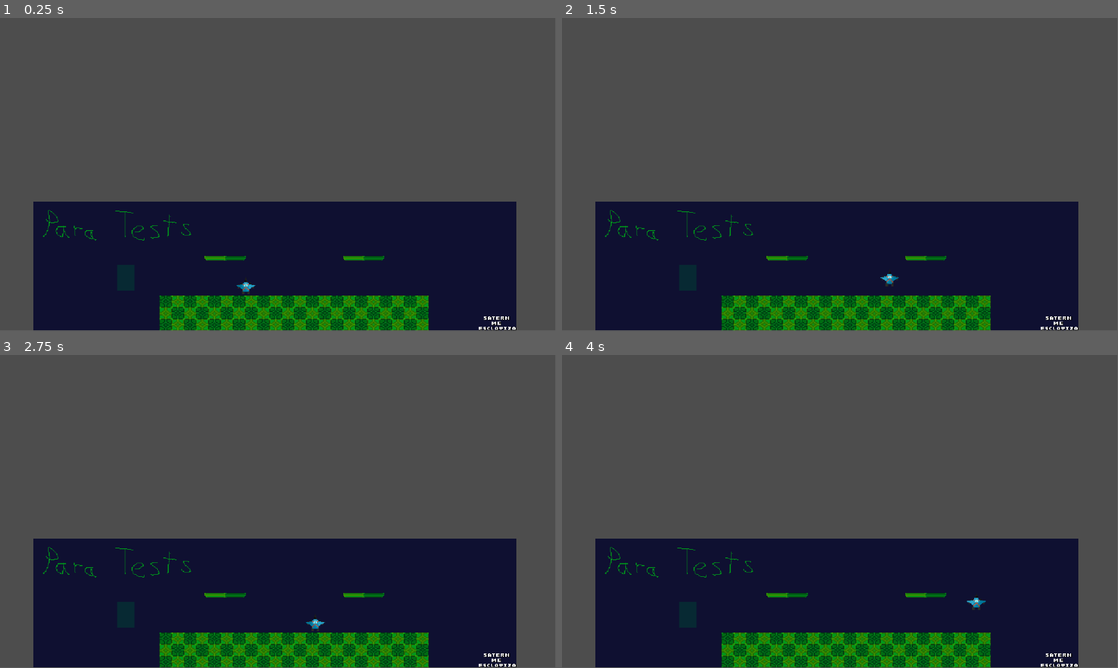
Above: before the commit, frames 1-4 (two rows, left to right).
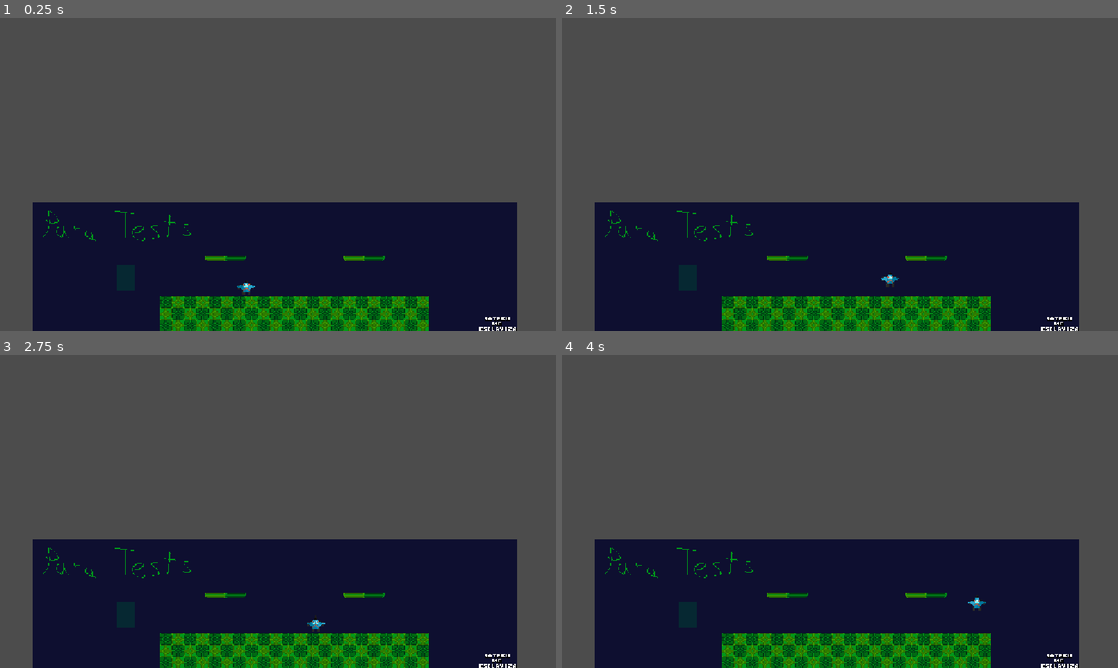
Above: after the commit, the same moments.

Repository: SaternDev/PixelVs2D
Game: Godot game, scene res://Scenes/SceneMap1.tscn
Two runs of this game, one before a commit and one after it. Both use one fixed random seed, a clock stepped at 60 frames per second and the inputs below.
Inputs:
- Up to frame 1 (0.25 s): no input
- Up to frame 2 (1.5 s): tap Enter (ui_accept) at 0.5 s; hold D (Derecha) from 0.53 s (still down); tap Space (Salto) at 0.77 s
- Up to frame 3 (2.75 s): tap Space (Salto) at 1.52 s; release D (Derecha) at 2.03 s; hold A (Izquierda) from 2.03 s (still down)
- Up to frame 4 (4 s): release A (Izquierda) at 2.78 s; hold D (Derecha) from 2.78 s (still down); tap Space (Salto) at 3.02, 3.77 s
In our replay, the window is 799x449 before the commit and 800x450 after it. These sizes can differ from the game's own. Grey fills any space a smaller window leaves; there, only what the larger window draws over its background counts as a difference.

The runs differ from the first frame. In frame 1, 3.3% of the frame differs, in the area x 5-93%, y 58-100%; in frame 2, 3.3%; in frame 3, 3.3%; in frame 4, 3.3%.

Commit message:
chore(project): update Godot project configuration settings
-He añadido Layers (Ground, Plataform, Player, Attack)
-Cambiado a Fullscreen
-He añadido el autoreescalado

Diff:
--- a/project.godot
+++ b/project.godot
@@ -14,6 +14,11 @@
 run/main_scene="uid://d4kbaifmdlkx8"
 config/features=PackedStringArray("4.5", "Mobile")
 config/icon="res://icon.svg"
+
+[display]
+
+window/size/mode=3
+window/stretch/mode="canvas_items"
 
 [dotnet]
 
@@ -47,7 +52,15 @@
 ]
 }
 
+[layer_names]
+
+2d_render/layer_1="Ground"
+2d_render/layer_2="Plataform"
+2d_render/layer_3="Player"
+2d_render/layer_4="Attack"
+
 [rendering]
 
 textures/canvas_textures/default_texture_filter=0
 renderer/rendering_method="mobile"
+viewport/hdr_2d=true
